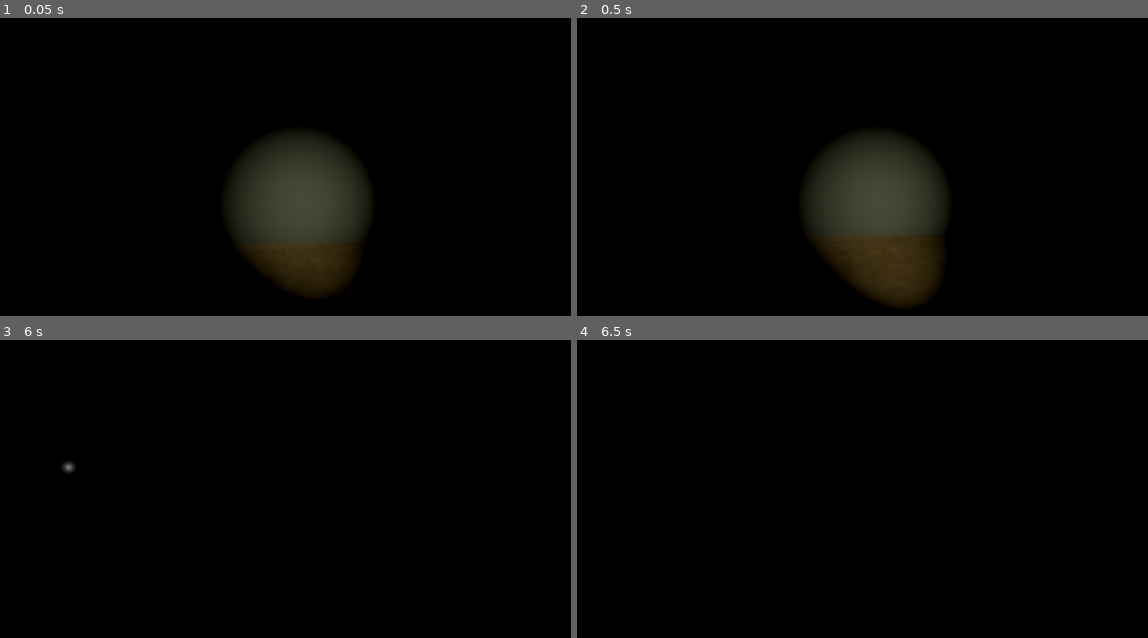
Above: before the commit, frames 1-4 (two rows, left to right).
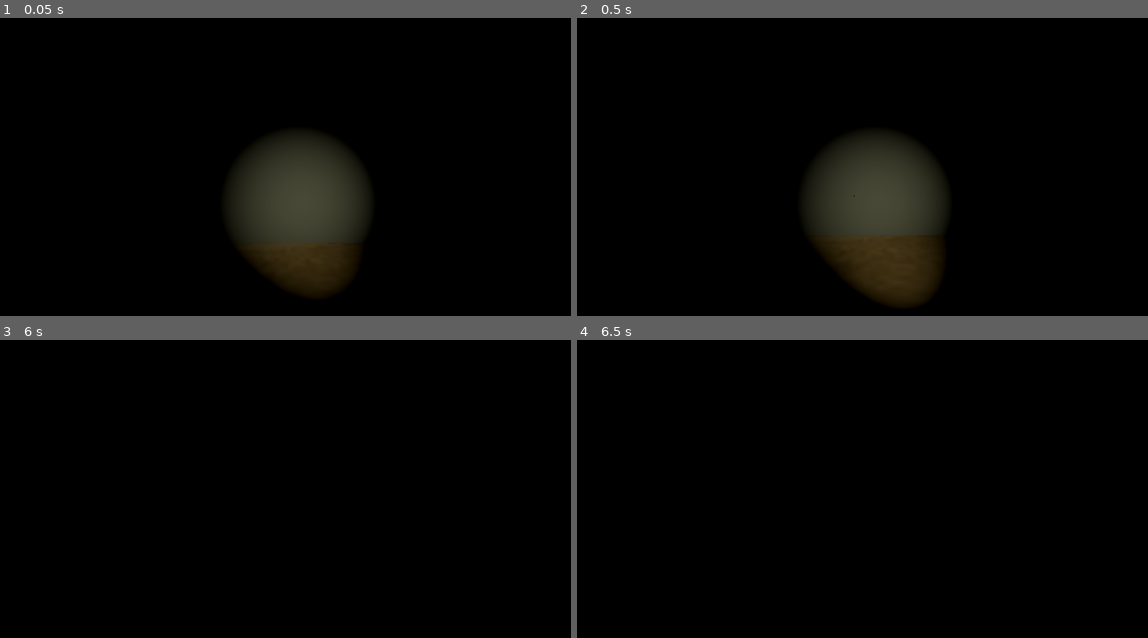
Above: after the commit, the same moments.

Repository: fayemrrp/SatDiving
Game: Godot game, scene res://Scenes/main.tscn
Same seed, same stepped clock (60 frames per second), same inputs: the game is played once before the commit and once after it.
Inputs (mouse positions are in pixels of both pictures, inside the frame that each line leads up to):
- Up to frame 1 (0.05 s): no input
- Up to frame 2 (0.5 s): no input
- Up to frame 3 (6 s): move the mouse to (331, 506) at 0.52 s; hold W (up) 0.53-5.78 s; tap F (flashlight) every 0.75 s from 0.6 to 5.85 s; tap Space (jump) at 0.77, 1.52, 2.75, 3.02, 3.77, 4.25, 4.52, 5.75 s; tap Enter at 1.25, 3.5, 5 s; move the mouse to (268, 509) at 1.27 s; move the mouse to (314, 500) at 2.02 s; move the mouse to (291, 512) at 2.77 s; move the mouse to (342, 512) at 3.52 s; move the mouse to (256, 503) at 4.27 s; move the mouse to (308, 506) at 5.02 s; move the mouse to (279, 500) at 5.77 s; hold D (right) from 5.78 s (still down)
- Up to frame 4 (6.5 s): keep holding D (right); tap Space (jump) at 6.02 s

Frame 1 is identical in both runs. In frame 2, less than 0.1% of the frame differs, in the area x 11-49%, y 11-60%; in frame 3, less than 0.1%, in the area x 10-14%, y 40-45%; in frame 4, nothing differs.

Commit message:
Updated Particles, Added on/off to flashlight in earlier commit

Diff:
--- a/Scenes/main.tscn
+++ b/Scenes/main.tscn
@@ -42,7 +42,7 @@
 
 [sub_resource type="Gradient" id="Gradient_pvoqv"]
 offsets = PackedFloat32Array(0, 0.678571)
-colors = PackedColorArray(1, 1, 1, 0.431373, 0.295895, 0.295855, 0.295865, 0)
+colors = PackedColorArray(0, 0, 0, 1, 0.295895, 0.295855, 0.295865, 0)
 
 [sub_resource type="GradientTexture2D" id="GradientTexture2D_xrqhj"]
 gradient = SubResource("Gradient_pvoqv")
@@ -53,6 +53,7 @@
 [sub_resource type="StandardMaterial3D" id="StandardMaterial3D_nirrr"]
 transparency = 1
 shading_mode = 0
+albedo_color = Color(0, 0, 0, 1)
 albedo_texture = SubResource("GradientTexture2D_xrqhj")
 
 [sub_resource type="QuadMesh" id="QuadMesh_jao5m"]
@@ -104,7 +105,7 @@
 [node name="GPUParticles3D" type="GPUParticles3D" parent="Player"]
 transform = Transform3D(1, 0, 0, 0, 1, 0, 0, 0, 1, 0, 2.1013, -0.0553005)
 gi_mode = 0
-amount = 1000
+amount = 2000
 lifetime = 10.0
 transform_align = 1
 process_material = SubResource("ParticleProcessMaterial_uiro6")
